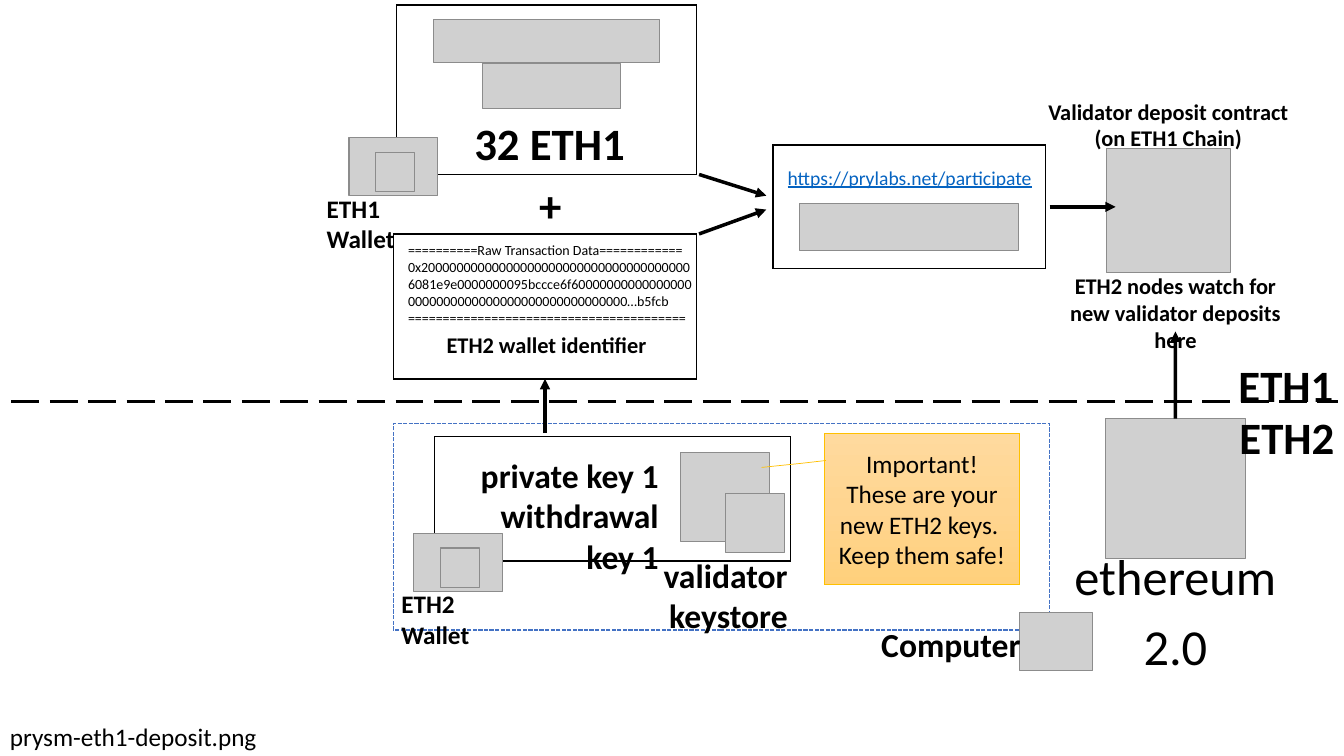
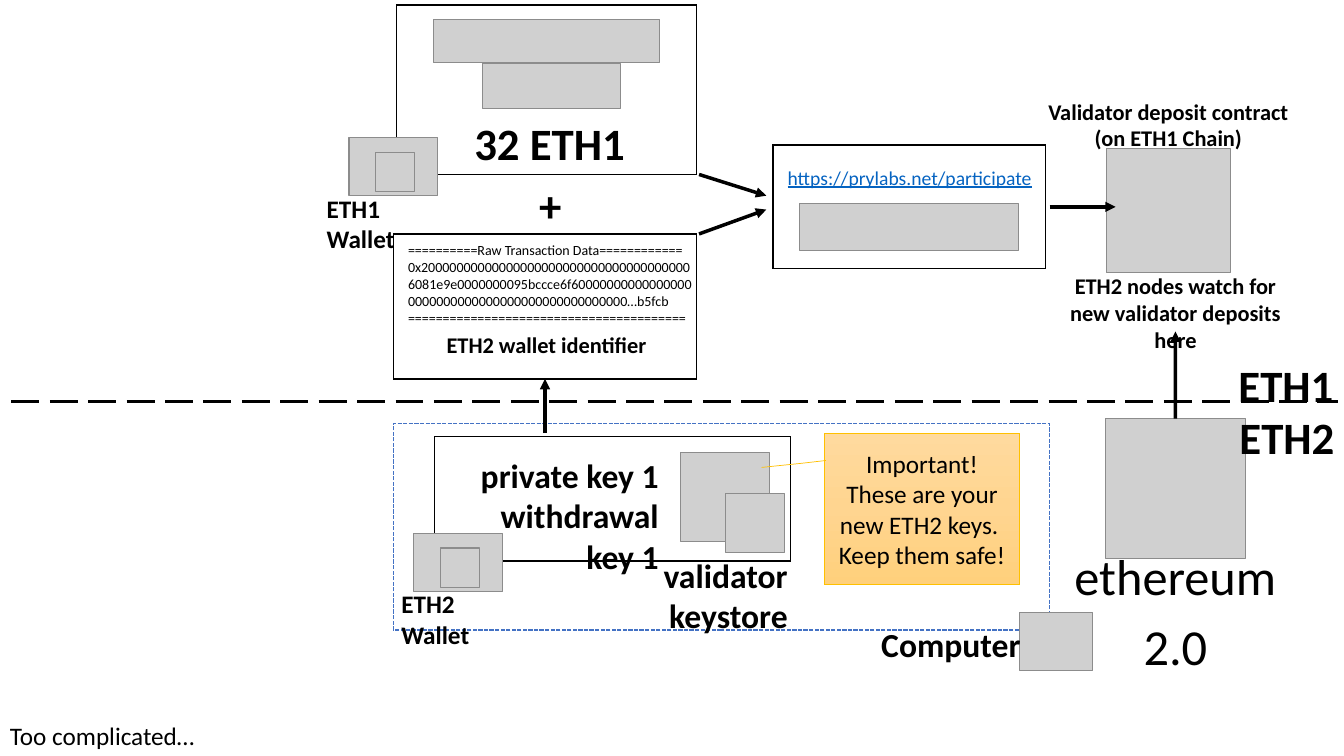
Before and after one commit to prysmaticlabs/documentation, a slide deck: slide 6 of website/static/img/Prysm_Docs.pptx. Drawn at 1344x756 pixels with LibreOffice and Linux fonts; fonts in the diff are those of the drawing; grey boxes stand for pictures. Boxes give left, top, right and bottom in pixels: in the first picture for what was removed or moved away, otherwise in the second. Text is boxed around its words. In the diff, an @@ line names an element or a change of style, - is before the commit and + after.

```diff
--- a/website/static/img/Prysm_Docs.pptx
+++ b/website/static/img/Prysm_Docs.pptx
@@ text at (10,727,194,749): text changed @@
-prysm-eth1-deposit.png
+Too complicated…
```
Also in this commit, not shown: 2 other slides changed, 1 slide added, 10 other files.
